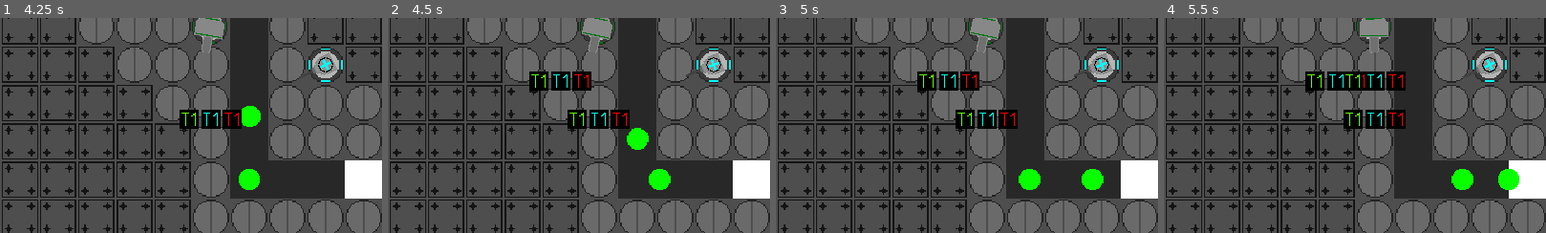
Above: before the commit, frames 1-4 (left to right).
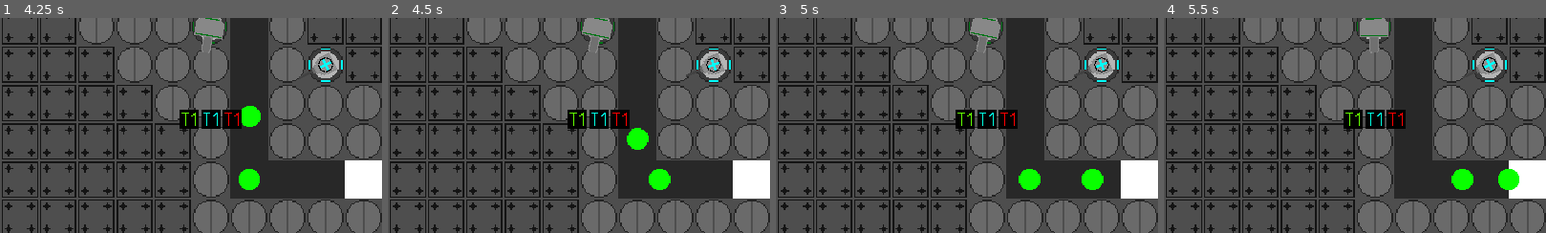
Above: after the commit, the same moments.

Repository: AdamBortt/2DTD
Game: Godot game, scene res://Scenes/scene_handler.tscn
The game is run twice, just before and just after one commit, with the same random seed, the same clock (stepped at 60 frames per second) and the same inputs.
Inputs (mouse positions are % of the whole screen's width and height, from its top left):
- Up to frame 1 (4.25 s): click (50, 26) at 0.5 s; move the mouse to (72, 45) at 1.27 s; click (72, 45) at 1.35 s; move the mouse to (30, 55) at 2.02 s; click (30, 55) at 2.1 s; move the mouse to (60, 28) at 2.77 s; click (60, 28) at 2.85 s; move the mouse to (45, 70) at 3.52 s; click (45, 70) at 3.6 s
- Up to frame 2 (4.5 s): click (45, 67) at 4.25 s
- Up to frame 3 (5 s): no input
- Up to frame 4 (5.5 s): click (48, 67) at 5.02 s
The pictures show only the part of the screen within x 20-70%, y 44-94%; the shares and areas given below are measured in that part.

Frame 1 is identical in both runs. In frame 2, 1.3% of the frame differs, in the area x 37-54%, y 24-34%; in frame 3, 1.3%; in frame 4, 2.2%, in the area x 37-64%, y 24-34%.

Commit message:
Handled clicking at the T1 purchase texturebutton
- triggering function build_tower
- now only one purchase panel can be displayed

Diff:
--- a/Scenes/GUI/Purchase.tscn
+++ b/Scenes/GUI/Purchase.tscn
@@ -5,6 +5,7 @@
 [ext_resource type="Texture2D" uid="uid://cy3eugjdqdpf6" path="res://Assets/UI/Purchase/CannonT1_Purchase.png" id="3_b0xux"]
 
 [node name="Purchase" type="Control"]
+top_level = true
 layout_mode = 3
 anchors_preset = 15
 anchor_right = 1.0
@@ -14,7 +15,6 @@
 
 [node name="GridContainer" type="GridContainer" parent="."]
 layout_direction = 2
-layout_mode = 0
 offset_right = 104.0
 offset_bottom = 104.0
 scale = Vector2(0.5, 0.5)
--- a/Scenes/game_scene.gd
+++ b/Scenes/game_scene.gd
@@ -1,11 +1,16 @@
 extends Node2D
 
 var map_node
+var purchase_panel
 
 var current_wave = 0
 var enemies_in_wave = 0
 var build_location
-var build_valid = false
+var build_state = false
+
+var purchase_T1_button
+var purchase_T2_button
+var purchase_T3_button
 
 # Called when the node enters the scene tree for the first time.
 func _ready():
@@ -14,7 +19,10 @@
 
 # Called every frame. 'delta' is the elapsed time since the previous frame.
 func _process(delta):
-	pass
+	if build_state == true:
+		purchase_T1_button.pressed.connect(build_tower)
+	else:
+		pass
 
 #BUDOWA WIEŻ
 #kliknięcie w dany tile
@@ -24,18 +32,22 @@
 		var current_tile = map_node.get_node("BuildFoundation").local_to_map(mouse_position)
 		var tile_position = map_node.get_node("BuildFoundation").map_to_local(current_tile)
 		print(map_node.get_node("BuildFoundation").get_cell_source_id(0, current_tile))
-		if map_node.get_node("BuildFoundation").get_cell_source_id(0, current_tile) == 1:
+		if map_node.get_node("BuildFoundation").get_cell_source_id(0, current_tile) == 1 && build_state == false:
 			var build_location = tile_position
-			build_valid = true
 			print(tile_position)
 			show_ui(tile_position)
 
 #pokazanie ui
 func show_ui(title_position):
-	const purchaseUi = preload("res://Scenes/GUI/Purchase.tscn")
-	var purchase_panel = purchaseUi.instantiate()
+	var purchaseUi = load("res://Scenes/GUI/Purchase.tscn")
+	purchase_panel = purchaseUi.instantiate()
 	purchase_panel.set_position(title_position)
 	get_tree().get_root().add_child(purchase_panel)
+	purchase_T1_button = purchase_panel.get_node("GridContainer/BaseT1_Purchase")
+	build_state = true
+
+func build_tower():
+	print("build tower triggered")
 
 func start_next_wave():
 	var wave_data = reterieve_wave_data()
